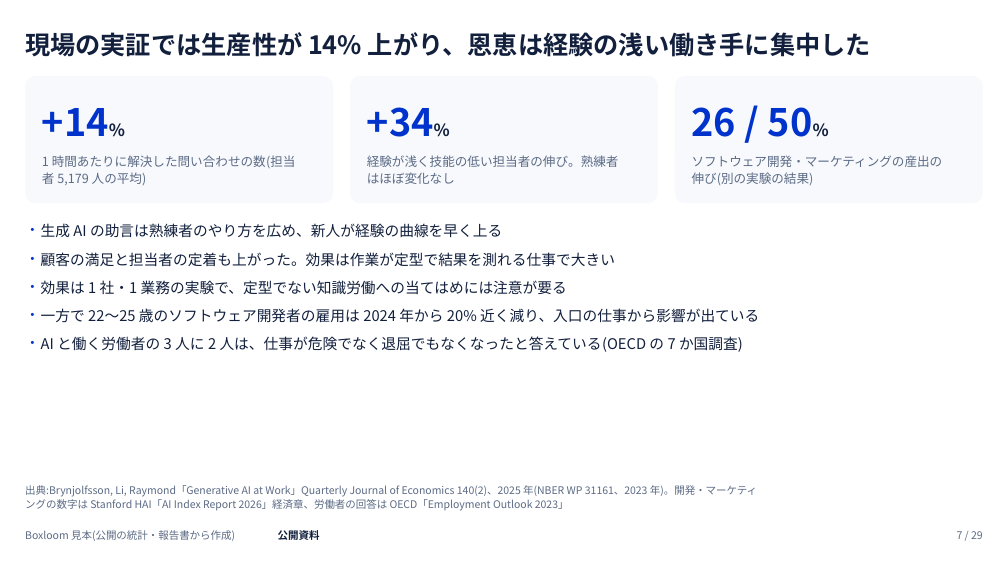
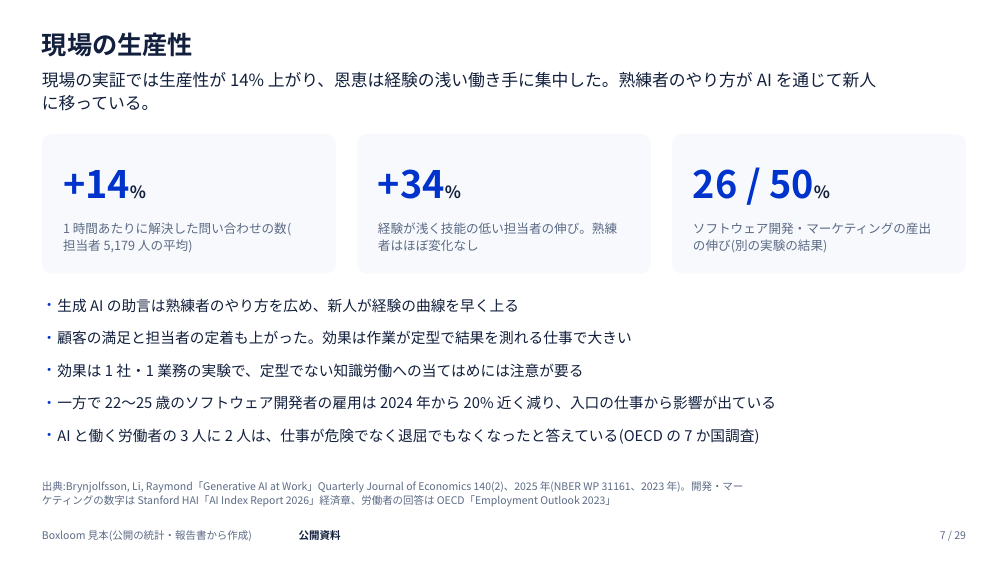
Before and after one commit to tjst-t/boxloom, a slide deck: slide 7 of boxloom/out/ai_society_light.pptx. Drawn at 1008x567 pixels with LibreOffice and Linux fonts; fonts in the diff are those of the drawing. Boxes give left, top, right and bottom in pixels: in the first picture for what was removed or moved away, otherwise in the second. Text is boxed around its words. In the diff, an @@ line names an element or a change of style, - is before the commit and + after.

```diff
--- a/boxloom/out/ai_society_light.pptx
+++ b/boxloom/out/ai_society_light.pptx
@@ title at [42, 32, 193, 57]: text changed @@
-現場の実証では生産性が 14% 上がり、恩恵は経験の浅い働き手に集中した
+現場の生産性
@@ text added at [42, 72, 876, 111], 16 pt, text #12203D @@
+現場の実証では生産性が 14% 上がり、恩恵は経験の浅い働き手に集中した。熟練者のやり方が AI を通じて新人
+に移っている。
@@ proportions changed in 3 elements at [357, 134, 651, 274], [672, 134, 966, 274], [42, 134, 337, 274] @@
@@ rounded rectangle: place and size @@
-rounded rectangle at [25, 76, 333, 203]
+rounded rectangle at [42, 134, 337, 274]
@@ rounded rectangle: place and size @@
-rounded rectangle at [350, 76, 658, 203]
+rounded rectangle at [357, 134, 651, 274]
@@ rounded rectangle: place and size @@
-rounded rectangle at [675, 76, 983, 203]
+rounded rectangle at [672, 134, 966, 274]
@@ text "+14%": place and size @@
-text "+14%" at [42, 108, 109, 136]
+text "+14%" at [63, 170, 130, 198]
@@ text "+34%": place and size @@
-text "+34%" at [367, 107, 434, 137]
+text "+34%" at [378, 169, 445, 199]
@@ text "26 / 50%": place and size @@
-text "26 / 50%" at [692, 107, 813, 137]
+text "26 / 50%" at [693, 169, 814, 199]
@@ text at [63, 222, 291, 252]: spaces changed @@
-1 時間あたりに解決した問い合わせの数(担当
-者 5,179 人の平均)
+1 時間あたりに解決した問い合わせの数(
+担当者 5,179 人の平均)
@@ text at [378, 222, 617, 251]: spaces changed @@
-経験が浅く技能の低い担当者の伸び。熟練者
-はほぼ変化なし
+経験が浅く技能の低い担当者の伸び。熟練
+者はほぼ変化なし
@@ text at [693, 222, 931, 252]: spaces changed @@
-ソフトウェア開発・マーケティングの産出の
-伸び(別の実験の結果)
+ソフトウェア開発・マーケティングの産出
+の伸び(別の実験の結果)
@@ text "生成 AI の助言は熟練者のやり方を広め、新人が経験の曲線を早く上る": place and size @@
-text "生成 AI の助言は熟練者のやり方を広め、新人が経験の曲線を早く上る" at [41, 223, 502, 238]
+text "生成 AI の助言は熟練者のやり方を広め、新人が経験の曲線を早く上る" at [57, 298, 519, 312]
@@ text "顧客の満足と担当者の定着も上がった。効果は作業が定型で結果を測れる仕事で大きい": place and size @@
-text "顧客の満足と担当者の定着も上がった。効果は作業が定型で結果を測れる仕事で大きい" at [41, 252, 615, 267]
+text "顧客の満足と担当者の定着も上がった。効果は作業が定型で結果を測れる仕事で大きい" at [57, 330, 631, 345]
@@ text "効果は 1 社・1 業務の実験で、定型でない知識労働への当てはめには注意が要る": place and size @@
-text "効果は 1 社・1 業務の実験で、定型でない知識労働への当てはめには注意が要る" at [41, 280, 567, 295]
+text "効果は 1 社・1 業務の実験で、定型でない知識労働への当てはめには注意が要る" at [57, 363, 583, 378]
@@ text "一方で 22〜25 歳のソフトウェア開発者の雇用は 2024 年から ...": place and size @@
-text "一方で 22〜25 歳のソフトウェア開発者の雇用は 2024 年から ..." at [41, 308, 759, 323]
+text "一方で 22〜25 歳のソフトウェア開発者の雇用は 2024 年から ..." at [57, 395, 776, 410]
@@ text "AI と働く労働者の 3 人に 2 ...": place and size @@
-text "AI と働く労働者の 3 人に 2 ..." at [41, 336, 743, 352]
+text "AI と働く労働者の 3 人に 2 ..." at [57, 428, 760, 444]
@@ text at [42, 481, 744, 507]: spaces changed @@
-出典:Brynjolfsson, Li, Raymond「Generative AI at Work」Quarterly Journal of Economics 140(2)、2025 年(NBER WP 31161、2023 年)。開発・マーケティ
-ングの数字は Stanford HAI「AI Index Report 2026」経済章、労働者の回答は OECD「Employment Outlook 2023」
+出典:Brynjolfsson, Li, Raymond「Generative AI at Work」Quarterly Journal of Economics 140(2)、2025 年(NBER WP 31161、2023 年)。開発・マー
+ケティングの数字は Stanford HAI「AI Index Report 2026」経済章、労働者の回答は OECD「Employment Outlook 2023」
@@ text "Boxloom 見本(公開の統計・報告書から作成)": place and size @@
-text "Boxloom 見本(公開の統計・報告書から作成)" at [25, 530, 235, 541]
+text "Boxloom 見本(公開の統計・報告書から作成)" at [42, 530, 252, 541]
@@ text "公開資料": place and size @@
-text "公開資料" at [278, 530, 320, 540]
+text "公開資料" at [299, 530, 341, 540]
@@ text "7 / 29": place and size @@
-text "7 / 29" at [957, 531, 983, 539]
+text "7 / 29" at [940, 531, 966, 539]
```
Also in this commit, not shown: 28 other slides changed, 38 other files.
